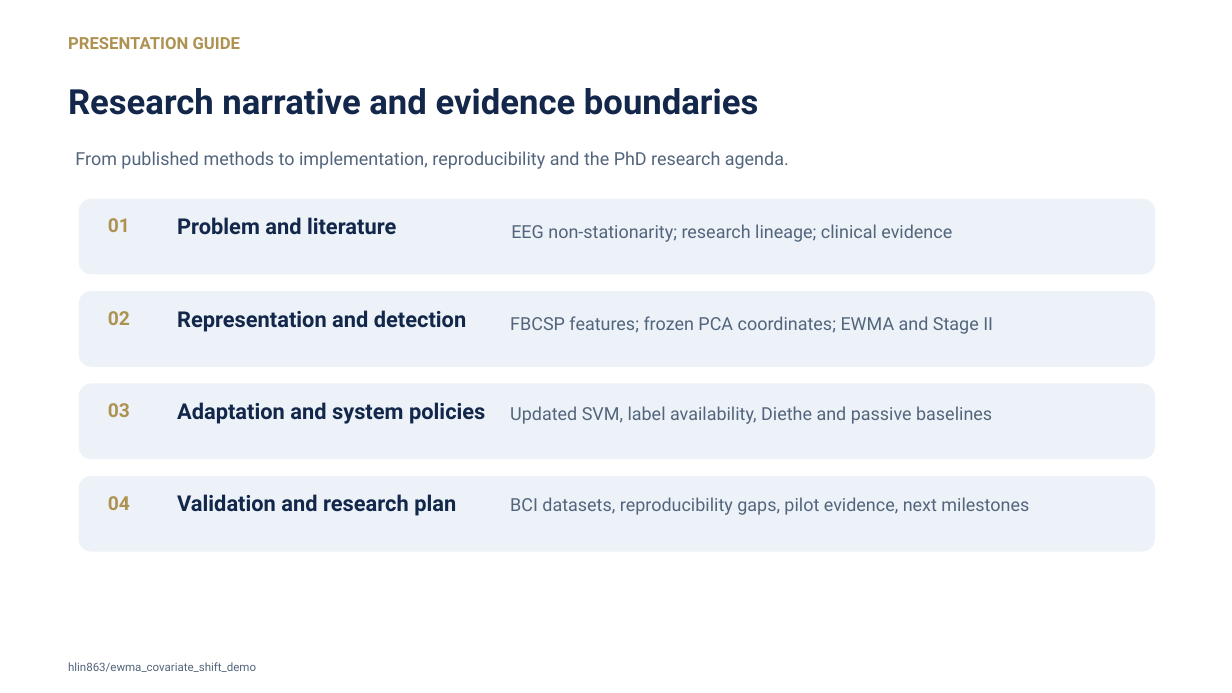
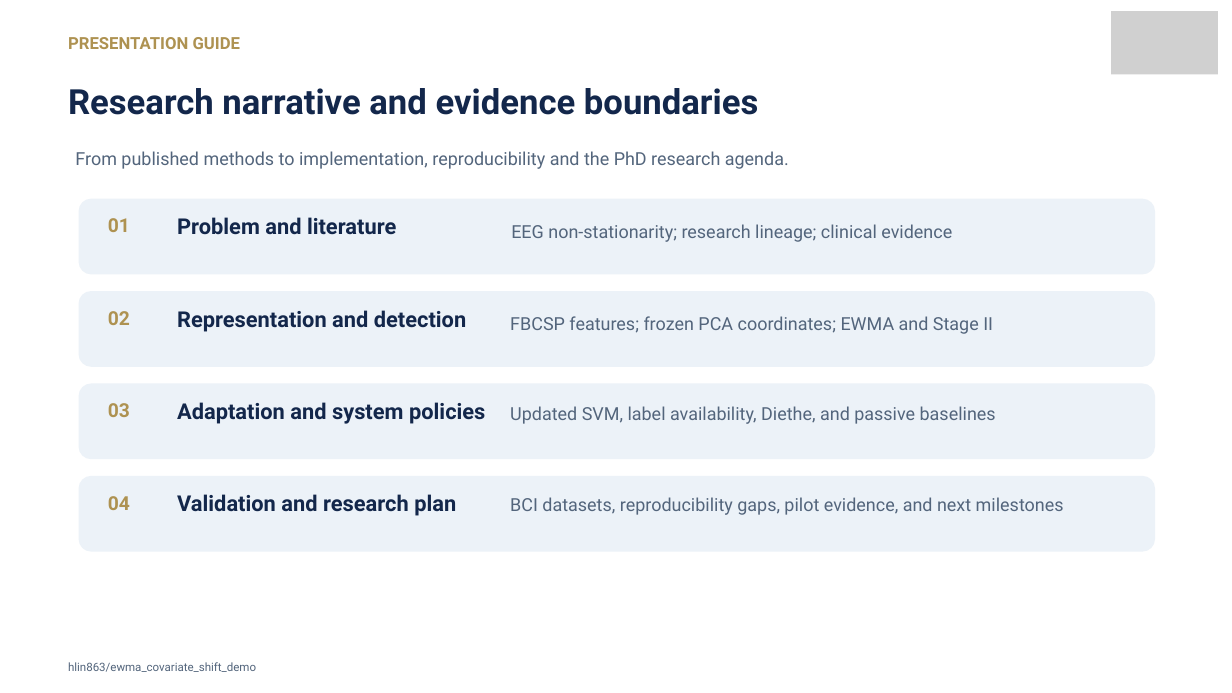
Before and after one commit to hlin863/ewma_covariate_shift_demo, a slide deck: slide 2 of presentations/EWMA_Covariate_Shift_Progress_Review_Haocheng_Lin.pptx. Drawn at 1232x693 pixels with LibreOffice and Linux fonts; fonts in the diff are those of the drawing; grey boxes stand for pictures. Boxes give left, top, right and bottom in pixels: in the first picture for what was removed or moved away, otherwise in the second. Text is boxed around its words. In the diff, an @@ line names an element or a change of style, - is before the commit and + after.

```diff
--- a/presentations/EWMA_Covariate_Shift_Progress_Review_Haocheng_Lin.pptx
+++ b/presentations/EWMA_Covariate_Shift_Progress_Review_Haocheng_Lin.pptx
@@ picture added at bbox=[1111, 11, 1218, 75] @@
@@ text at bbox=[510, 406, 996, 424]: text changed @@
-Updated SVM, label availability, Diethe and passive baselines
+Updated SVM, label availability, Diethe, and passive baselines
@@ text at bbox=[510, 497, 1064, 515]: text changed @@
-BCI datasets, reproducibility gaps, pilot evidence, next milestones
+BCI datasets, reproducibility gaps, pilot evidence, and next milestones
```
Also in this commit, not shown: 1 other slide changed.
